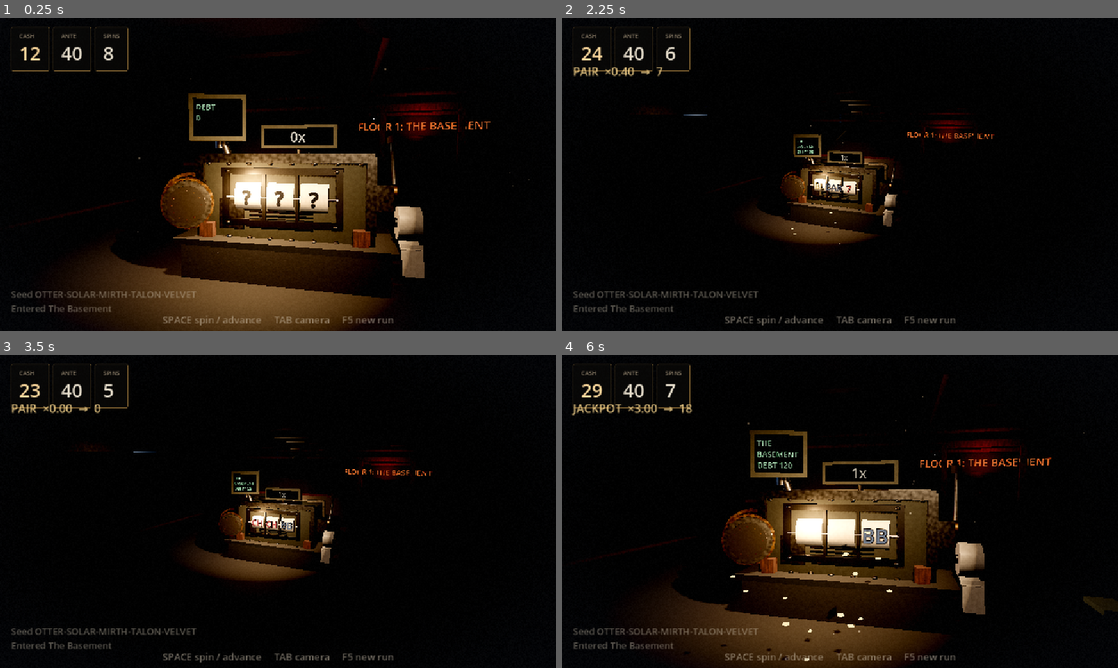
Above: before the commit, frames 1-4 (two rows, left to right).
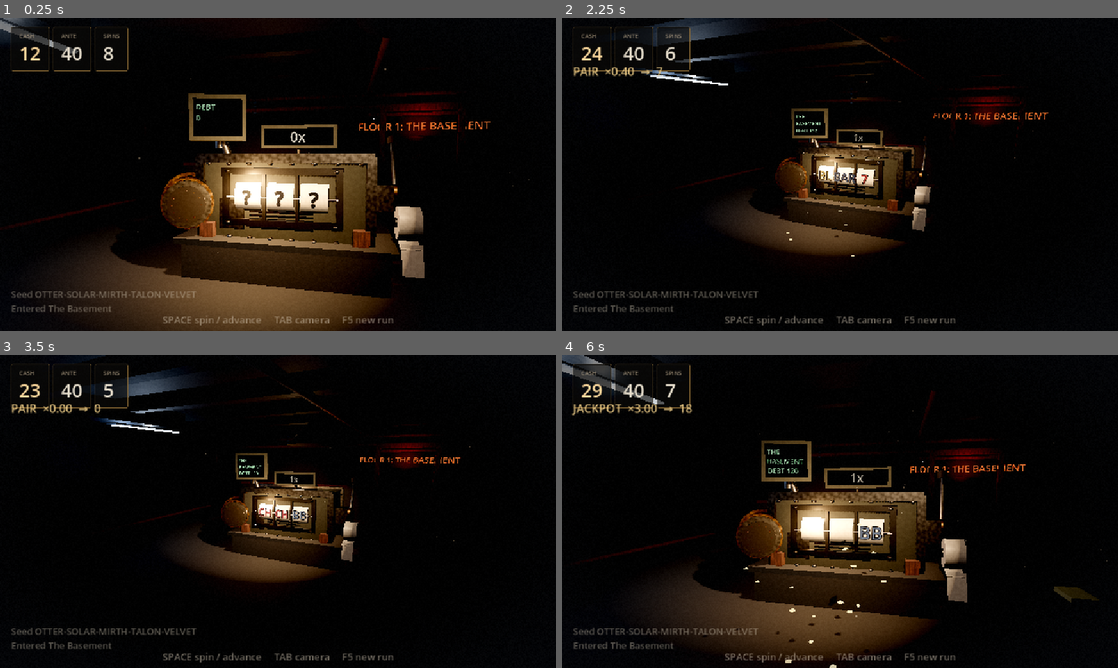
Above: after the commit, the same moments.

Repository: 11wallial/mum-birthday-weekend
Game: Godot game, scene res://scenes/3d/casino_room.tscn
The game is run twice, just before and just after one commit, with the same random seed, the same clock (stepped at 60 frames per second) and the same inputs.
Inputs (mouse positions are in pixels of both pictures, inside the frame that each line leads up to):
- Up to frame 1 (0.25 s): no input
- Up to frame 2 (2.25 s): tap Enter (bb_confirm) at 0.5, 1.55 s; move the mouse to (962, 158) at 0.52 s; hold Enter (bb_confirm) 0.53-1.28 s; click (962, 158) at 0.67 s; move the mouse to (728, 190) at 1.27 s; tap Space (bb_advance) at 1.35 s; click (728, 190) at 1.42 s; move the mouse to (895, 105) at 2.02 s; hold Tab (bb_camera) from 2.03 s (still down); click (895, 105) at 2.17 s
- Up to frame 3 (3.5 s): tap Enter (bb_confirm) at 2.3, 2.85 s; move the mouse to (250, 574) at 2.77 s; release Tab (bb_camera) at 2.78 s; click (250, 574) at 2.92 s
- Up to frame 4 (6 s): move the mouse to (1006, 558) at 3.52 s; hold Enter (bb_confirm) 3.53-4.28 s; click (1006, 558) at 3.67 s; tap Escape (bb_cancel) at 4.15 s; move the mouse to (673, 464) at 4.27 s; tap Space (bb_advance) at 4.35 s; click (673, 464) at 4.42 s; tap Enter (bb_confirm) at 4.55 s; tap F2 (bb_menu) at 4.9 s; click "Start this seed" at 5 s; move the mouse to (867, 511) at 5.77 s; hold Tab (bb_camera) from 5.78 s (still down); click (867, 511) at 5.92 s

The runs differ from the first frame. In frame 1, 0.5% of the frame differs, in the area x 0-71%, y 0-71%; in frame 2, 9.2%; in frame 3, 6.7%; in frame 4, 16%, in the area x 0-100%, y 0-100%.

Commit message:
Light the survey view, and stop the setup panel leaking keys to the draft
The pulled-back view exists to show what a run has accumulated, and everything
it accumulates lands on the floor either side of the plinth — outside the one
bulb's throw. So the view whose whole job is to survey the room was a small lit
island in black. It now sits closer, and a dead fluorescent tube over the left
of the room keeps that floor readable. Cold against the pendant's warm, which
also gives the two views different light rather than the same light from further
away.

Looking at the setup panel over the draft turned up a real bug. Unhandled input
propagates in reverse tree order, so the setup panel saw a key before the draft
did — but it only swallowed the three it used, and let the rest through. A
number key typed over the setup panel was buying an artifact from the draft
underneath, which the player could not see and had not chosen. A modal panel now
owns the keyboard for as long as it is up. Controls inside it are unaffected: a
focused LineEdit takes its keys through _gui_input, which runs first and never
reaches _unhandled_input at all.

Escape now backs out one step at a time — out of the seed field, then out of the
panel — rather than discarding a half-typed seed.

131/131 pass.

Co-Authored-By: Claude Opus 5 <noreply@anthropic.com>
Claude-Session: https://claude.ai/code/session_01QE67eTNkeMzNdUncixHbtk

Diff:
--- a/break-the-bank/scripts/presentation/camera_controller.gd
+++ b/break-the-bank/scripts/presentation/camera_controller.gd
@@ -31,9 +31,9 @@
 @export var machine_eye: Vector3 = Vector3(0.72, 1.44, 3.62)
 @export var machine_target: Vector3 = Vector3(-0.12, 1.16, 0.05)
 @export var machine_fov: float = 55.0
-@export var room_eye: Vector3 = Vector3(2.8, 2.55, 6.6)
-@export var room_target: Vector3 = Vector3(-0.15, 1.1, -0.2)
-@export var room_fov: float = 55.0
+@export var room_eye: Vector3 = Vector3(2.05, 2.0, 5.05)
+@export var room_target: Vector3 = Vector3(-0.25, 0.9, 0.15)
+@export var room_fov: float = 62.0
 ## How far the camera rises and how much further up it looks on a tall screen.
 ## With a fixed horizontal field, every pixel of extra height is extra vertical
 ## field, and on a phone held upright all of it lands on empty ceiling and blown
--- a/break-the-bank/scripts/presentation/look/room_set.gd
+++ b/break-the-bank/scripts/presentation/look/room_set.gd
@@ -39,6 +39,7 @@
 	_vault_door()
 	var bulb: MeshInstance3D = _pendant()
 	_wall_wash()
+	_strip_light()
 	_dust()
 	return {"sign": sign_label, "bulb": bulb}
 
@@ -50,7 +51,7 @@
 	var wash: OmniLight3D = OmniLight3D.new()
 	wash.name = "WallWash"
 	wash.light_color = Color(0.596, 0.51, 0.404)
-	wash.light_energy = 1.5
+	wash.light_energy = 2.0
 	wash.light_specular = 0.15
 	wash.omni_range = 7.5
 	wash.omni_attenuation = 1.1
@@ -251,6 +252,30 @@
 	return bulb
 
 
+## A dead fluorescent tube over the left of the room: cold and weak. It is not
+## there to light the machine — the pendant does that — but to keep the floor
+## either side of the plinth readable, which is where a run's winnings and its
+## floor markers pile up. Without it the pulled-back survey view, whose whole
+## job is to show what the run has accumulated, was a lit island in black.
+func _strip_light() -> void:
+	var strip: Node3D = _group(&"StripLight")
+	strip.position = Vector3(-2.25, CEILING - 0.34, 1.5)
+	_box(strip, Vector3(0.16, 0.1, 1.5), Vector3.ZERO,
+			Materials.machined(Color(0.298, 0.290, 0.278), 74))
+	_box(strip, Vector3(0.11, 0.03, 1.36), Vector3(0.0, -0.06, 0.0),
+			Materials.glowing(Color(0.667, 0.749, 0.847), 1.8))
+	var tube: OmniLight3D = OmniLight3D.new()
+	tube.name = "Tube"
+	tube.light_color = Color(0.686, 0.769, 0.882)
+	tube.light_energy = 2.2
+	tube.light_specular = 0.35
+	tube.omni_range = 6.5
+	tube.omni_attenuation = 1.5
+	tube.shadow_enabled = false
+	tube.position = Vector3(0.0, -0.2, 0.0)
+	strip.add_child(tube)
+
+
 ## Dust hanging in the light. It is the cheapest thing in the scene and does more
 ## for the sense of a real volume of air than anything else here.
 func _dust() -> void:
--- a/break-the-bank/scripts/presentation/run_setup_panel.gd
+++ b/break-the-bank/scripts/presentation/run_setup_panel.gd
@@ -192,12 +192,23 @@
 func _unhandled_input(event: InputEvent) -> void:
 	if not _open:
 		return
-	# Typing a seed must not also spin the reels behind the panel.
-	if _seed_field != null and _seed_field.has_focus() and event is InputEventKey:
-		if event.is_action_pressed(&"bb_confirm"):
-			_on_start_pressed()
-			get_viewport().set_input_as_handled()
-		return
-	if event.is_action_pressed(&"bb_cancel") or event.is_action_pressed(&"bb_menu"):
-		close()
+	var typing: bool = _seed_field != null and _seed_field.has_focus()
+	if event.is_action_pressed(&"bb_confirm") and typing:
+		# Enter in the seed field starts that seed rather than spinning behind.
+		_on_start_pressed()
+	elif event.is_action_pressed(&"bb_cancel") or event.is_action_pressed(&"bb_menu"):
+		# Escape backs out one step at a time: out of the seed field first, then
+		# out of the panel. Closing straight from a half-typed seed loses it.
+		if typing:
+			_seed_field.release_focus()
+		else:
+			close()
+	# Whatever the key was, it stops here. A modal panel owns the keyboard while
+	# it is up: unhandled input propagates in reverse tree order, so this panel
+	# sees a key before the draft does, and anything it lets past reaches the
+	# draft underneath — a number typed over the setup panel was buying an
+	# artifact the player could not even see. Controls inside the panel are
+	# unaffected, because a focused LineEdit takes its keys through _gui_input,
+	# which runs before this and never reaches here at all.
+	if event is InputEventKey:
 		get_viewport().set_input_as_handled()
